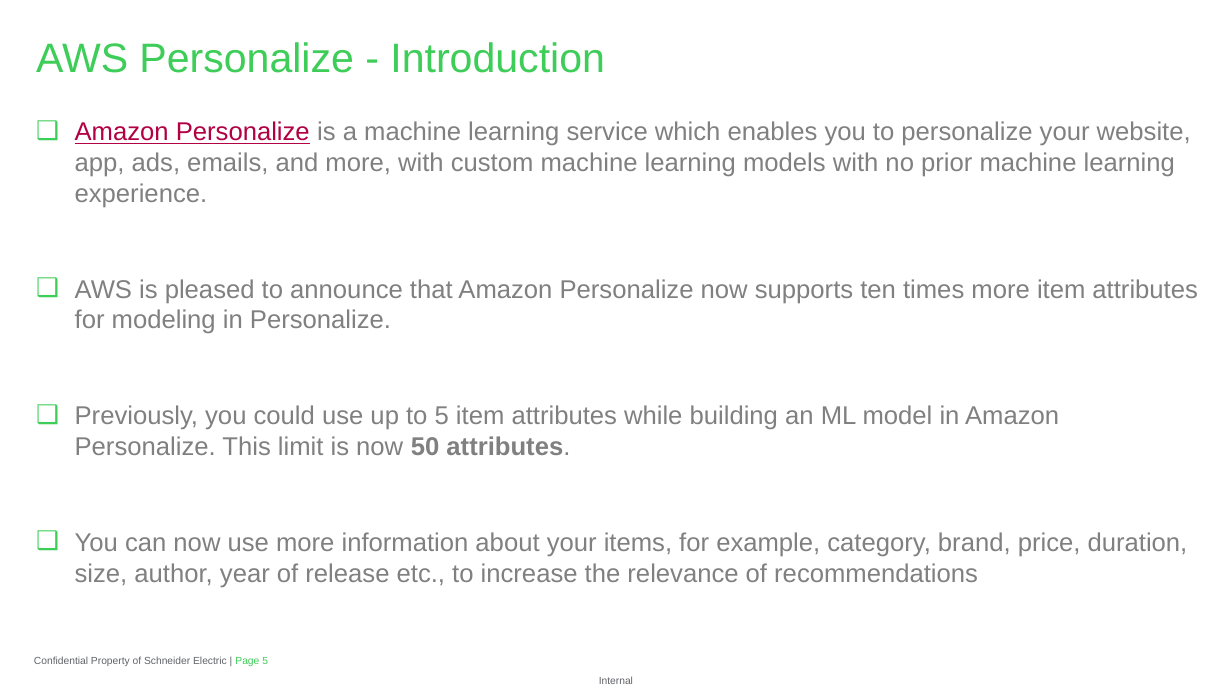
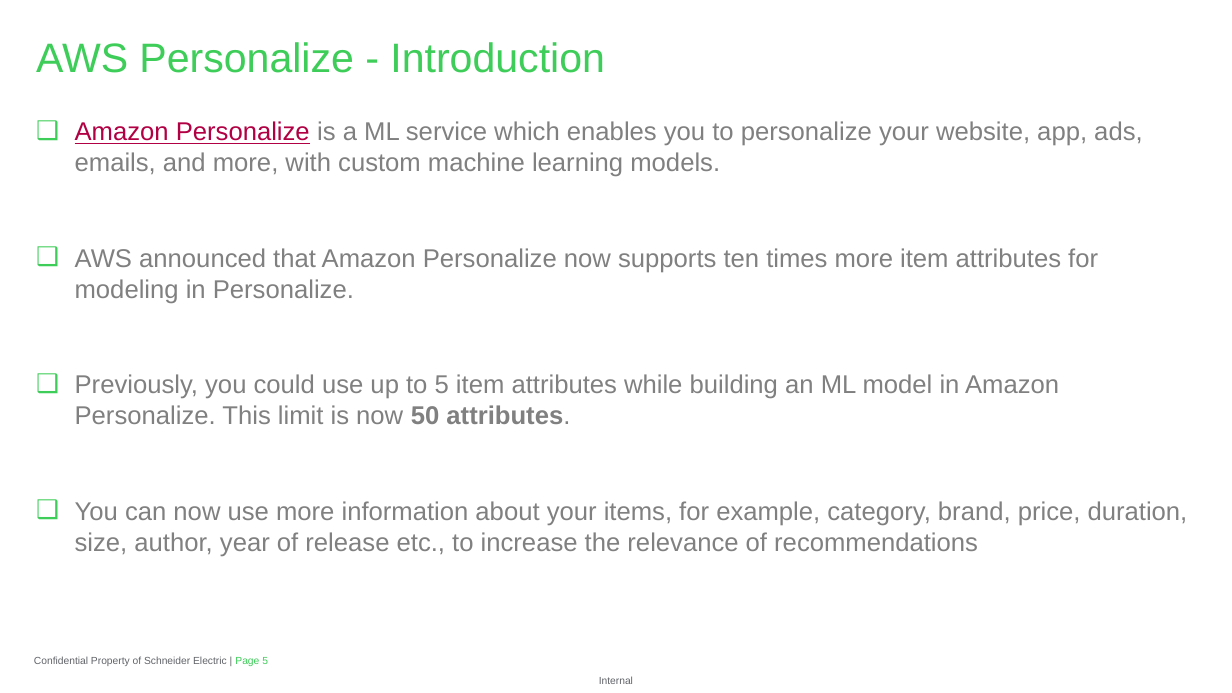
Before and after one commit to ghoshark/Recommender-API-AWS-Personalize, a slide deck: slide 5 of Recommender API with Amazon Personalize.pptx. Drawn at 1232x693 pixels with LibreOffice and Linux fonts; fonts in the diff are those of the drawing; background and template pictures are left out. Boxes give left, top, right and bottom in pixels: in the first picture for what was removed or moved away, otherwise in the second. Text is boxed around its words. In the diff, an @@ line names an element or a change of style, - is before the commit and + after.

```diff
--- a/Recommender API with Amazon Personalize.pptx
+++ b/Recommender API with Amazon Personalize.pptx
@@ text at (75, 121, 1142, 303): text changed @@
-❑ Amazon Personalize is a machine learning service which enables you to personalize your website, app, ads, emails, and more, with custom machine learning models with no prior machine learning experience.
-❑ AWS is pleased to announce that Amazon Personalize now supports ten times more item attributes for modeling in Personalize.
+❑ Amazon Personalize is a ML service which enables you to personalize your website, app, ads, emails, and more, with custom machine learning models.
+❑ AWS announced that Amazon Personalize now supports ten times more item attributes for modeling in Personalize.
```
Also in this commit, not shown: 5 other slides changed.
